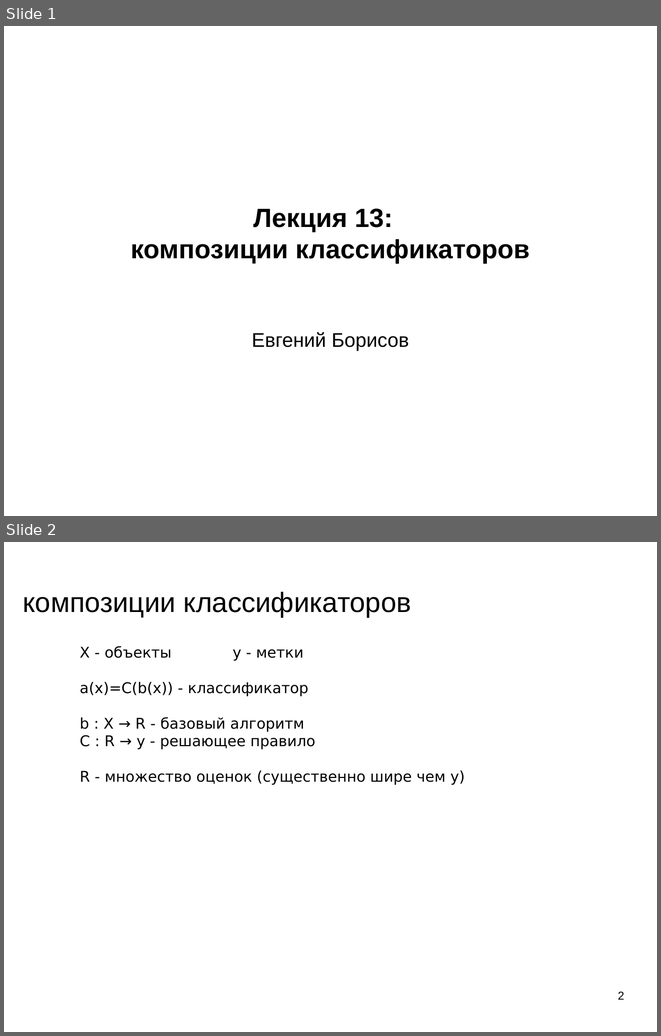
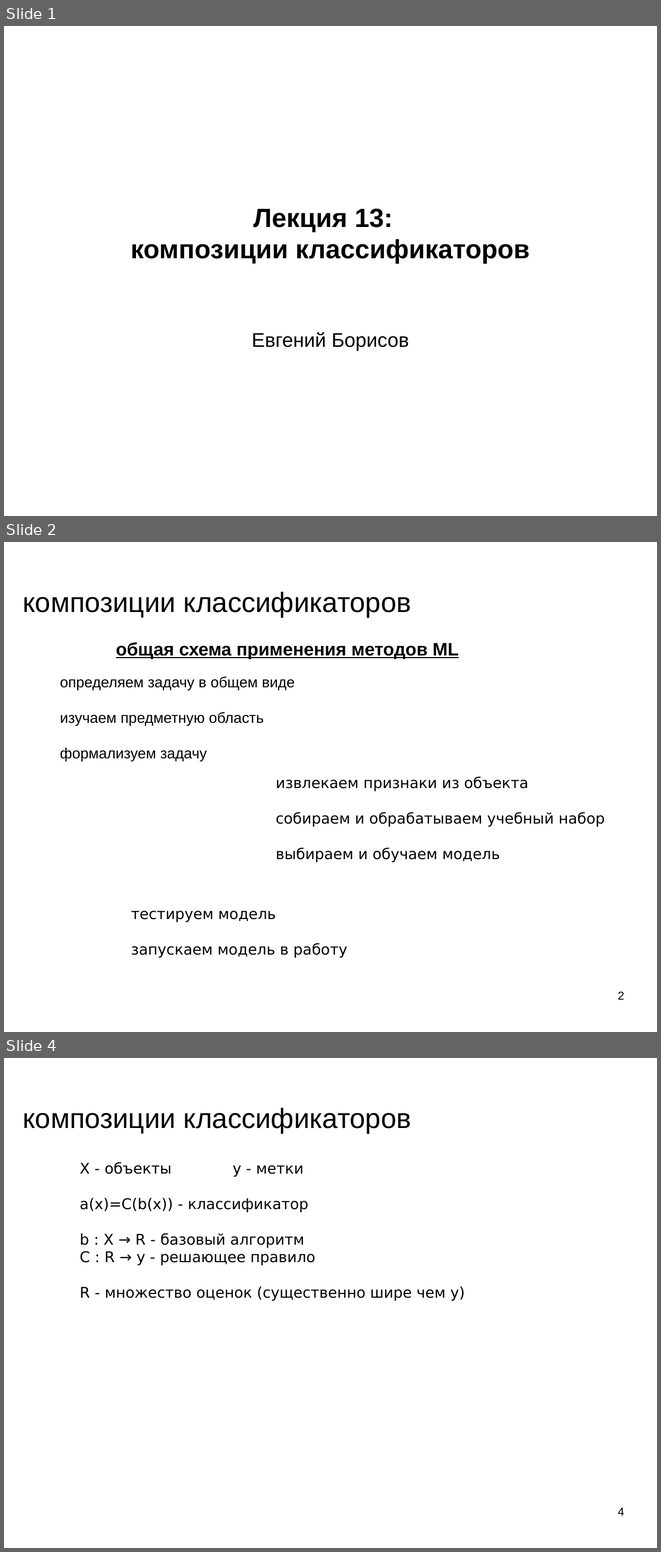
Before and after one commit to mechanoid5/ml_lectorium_legacy, a slide deck: 13-boost.odp. Shown one above the other, each under a label of ours: slides 1 and 2 before the commit, slides 1, 2 and 4 after it; the slides between them are not shown. The pictures are 661x1036 and 661x1552 pixels, drawn with LibreOffice and Linux fonts; fonts in the diff are those of the drawing; background and template pictures are left out. Boxes give left, top, right and bottom in pixels: in the first picture for what was removed or moved away, otherwise in the second. Text is boxed around its words. In the diff, an @@ line names an element or a change of style, - is before the commit and + after.

```diff
--- a/13-boost.odp
+++ b/13-boost.odp
@@ slide 2 added at [4,542,657,1032], background picture (left out) @@
@@ title added at [23,592,411,618], 33.9 pt, text #000000 @@
+композиции классификаторов
@@ text added at [116,642,459,659], 22 pt, text #000000, bold, underline @@
+общая схема применения методов ML
@@ text added at [60,676,295,761], 18 pt, text #000000 @@
+определяем задачу в общем виде
+изучаем предметную область
+формализуем задачу
@@ text added at [276,776,604,862], 18 pt, text #000000 @@
+извлекаем признаки из объекта
+собираем и обрабатываем учебный набор
+выбираем и обучаем модель
@@ text added at [131,910,347,957], 18 pt, text #000000 @@
+тестируем модель
+запускаем модель в работу
@@ page number added at [618,991,624,999], 14 pt, text #000000 @@
+2
@@ what was slide 2 is now slide 4 @@
@@ page number at [618,1507,624,1515]: text changed @@
-2
+4
```
Also in this commit, not shown: 2 slides changed, 2 other slides added, 3 other files.
